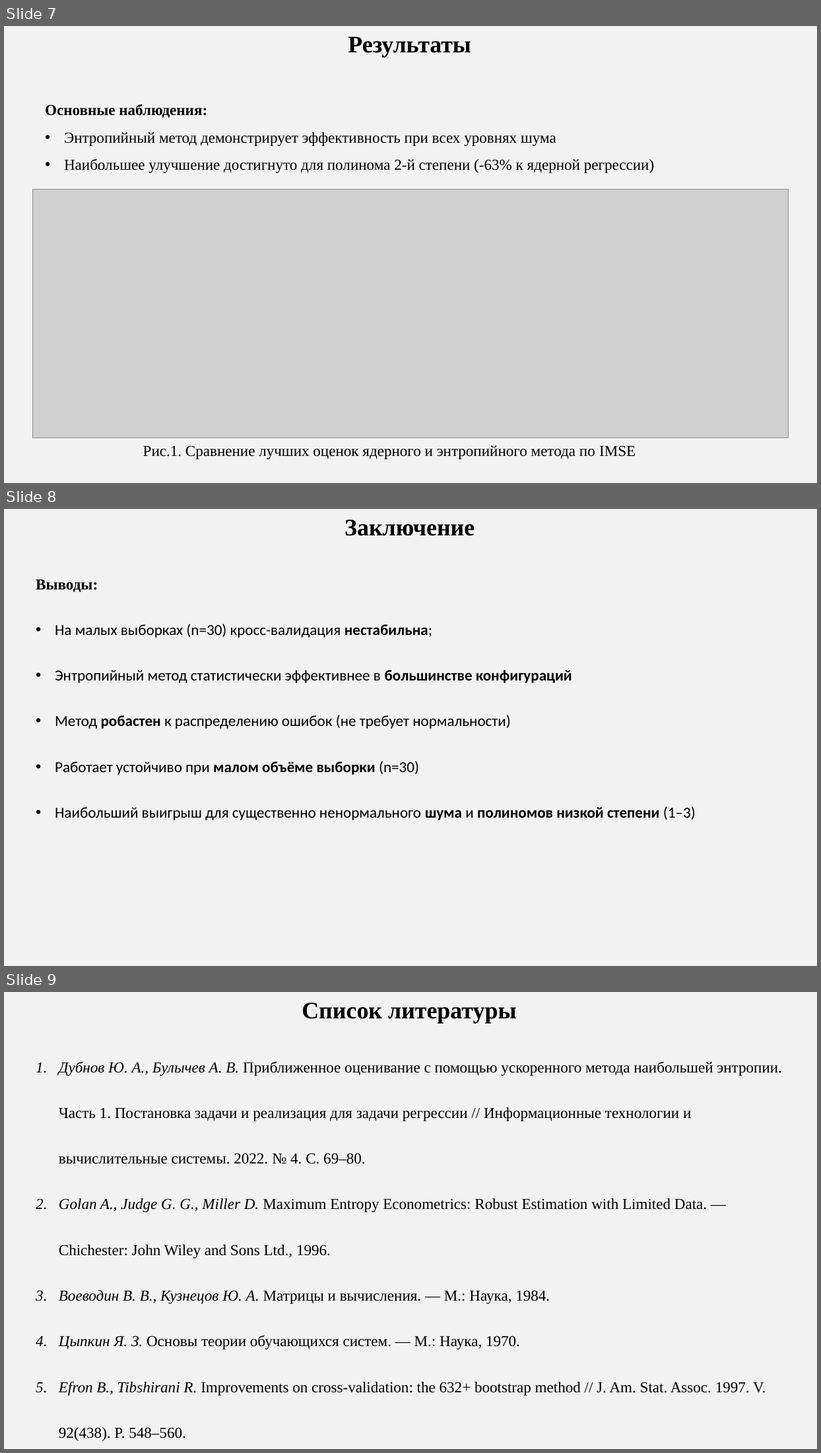
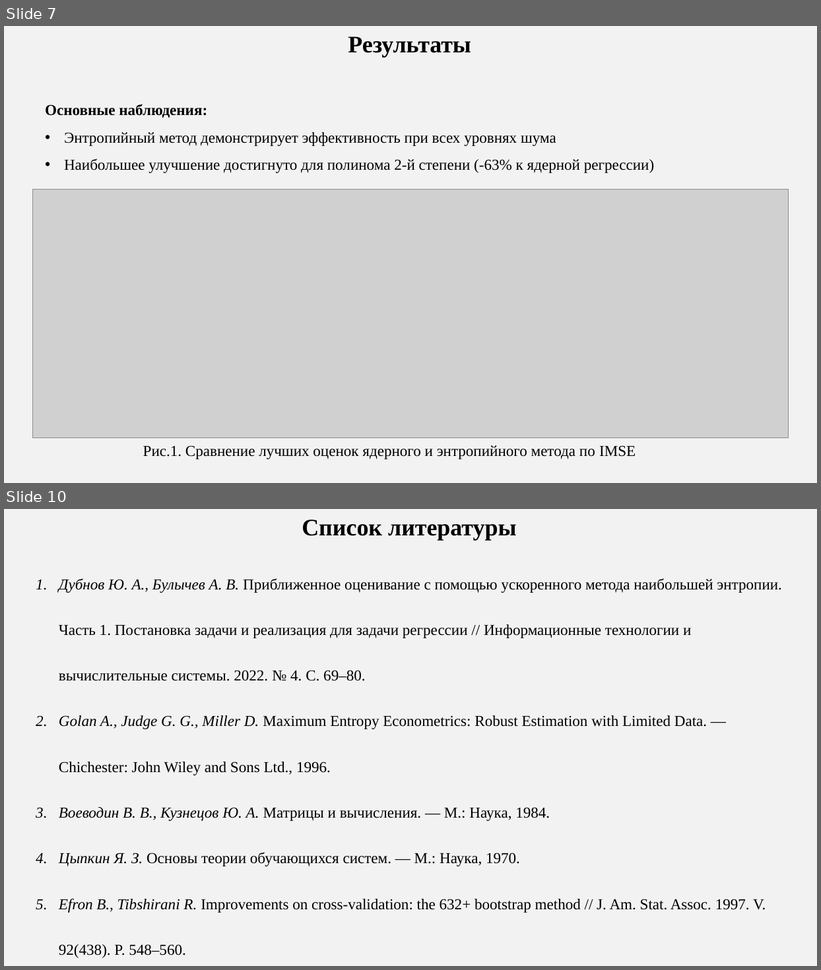
Before and after one commit to AnfimovAleksandr/mag_diploma, a slide deck: Тезис_для_конференции/Anfimov_tezis.pptx. Shown one above the other, each under a label of ours: slides 7, 8 and 9 before the commit, slides 7 and 10 after it; the slides between them are not shown. The pictures are 821x1453 and 821x970 pixels, drawn with LibreOffice and Linux fonts; fonts in the diff are those of the drawing; grey boxes stand for pictures. Boxes give left, top, right and bottom in pixels: in the first picture for what was removed or moved away, otherwise in the second. Text is boxed around its words. In the diff, an @@ line names an element or a change of style, - is before the commit and + after.

```diff
--- a/Тезис_для_конференции/Anfimov_tezis.pptx
+++ b/Тезис_для_конференции/Anfimov_tezis.pptx
@@ slide 8 removed at (4, 509, 817, 966), background #F2F2F2 @@
@@ text removed at (345, 520, 475, 536) @@
-Заключение
@@ text removed at (36, 580, 696, 821) @@
-Выводы:
-• На малых выборках (n=30) кросс-валидация нестабильна;
-• Энтропийный метод статистически эффективнее в большинстве конфигураций
-• Метод робастен к распределению ошибок (не требует нормальности)
-• Работает устойчиво при малом объёме выборки (n=30)
-• Наибольший выигрыш для существенно ненормального шума и полиномов низкой степени (1–3)
@@ what was slide 9 is now slide 10 @@
```
Also in this commit, not shown: 3 slides changed, 1 slide added, 2 other files.
